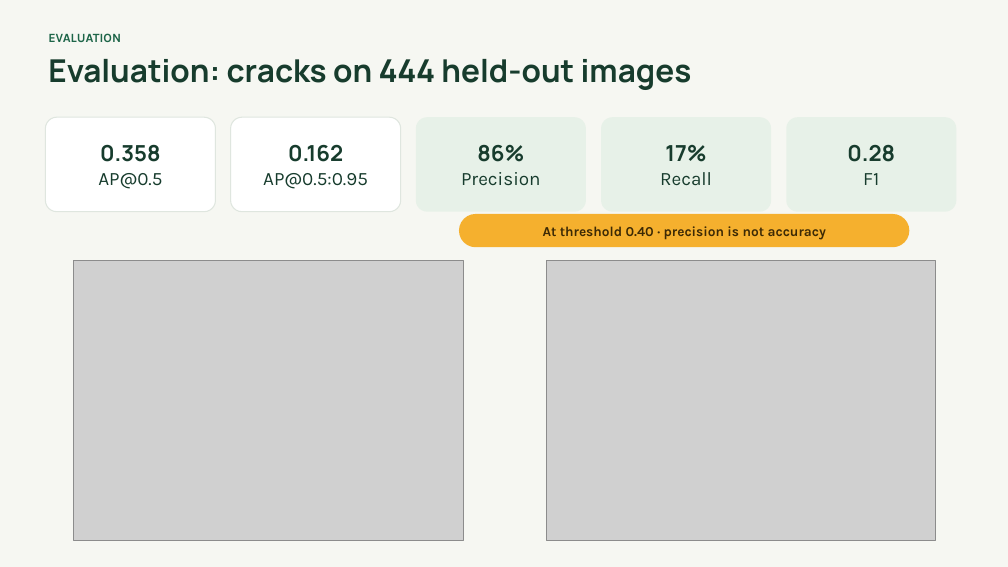
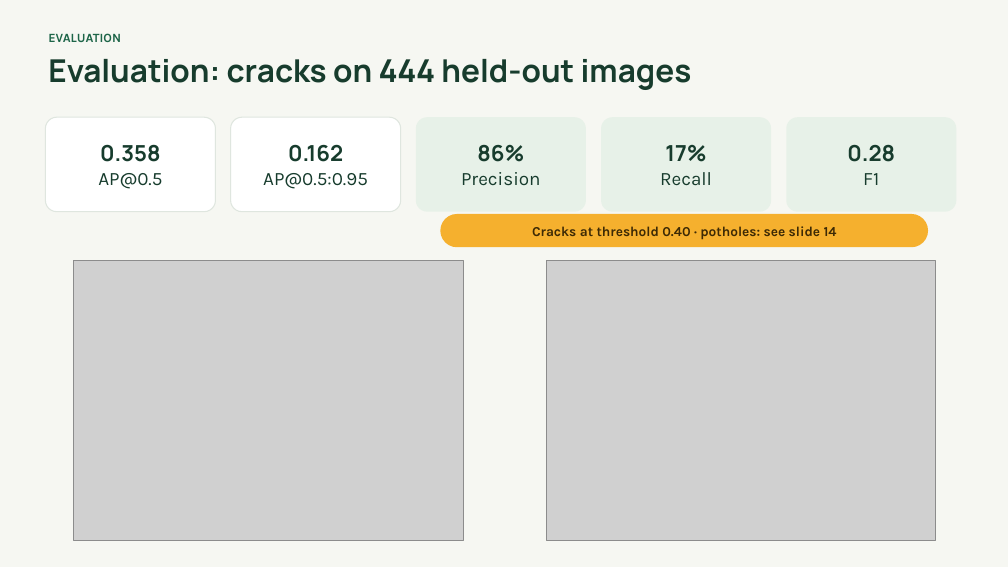
Before and after one commit to Nezraaaa/AniRoute, a slide deck: slide 11 of presentation/AniRoute_CSST106.pptx. Drawn at 1008x567 pixels with LibreOffice and Linux fonts; fonts in the diff are those of the drawing; grey boxes stand for pictures. Boxes give left, top, right and bottom in pixels: in the first picture for what was removed or moved away, otherwise in the second. Text is boxed around its words. In the diff, an @@ line names an element or a change of style, - is before the commit and + after.

```diff
--- a/presentation/AniRoute_CSST106.pptx
+++ b/presentation/AniRoute_CSST106.pptx
@@ rounded rectangle "Cracks at threshold 0.40 · ..." resized from (x1=459, y1=214, x2=910, y2=247) to (x1=440, y1=214, x2=928, y2=247) @@
@@ text in rounded rectangle at (x1=532, y1=226, x2=837, y2=240): text changed @@
-At threshold 0.40 · precision is not accuracy
+Cracks at threshold 0.40 · potholes: see slide 14
```
Also in this commit, not shown: 7 other slides changed, 1 slide added, 20 other files.
